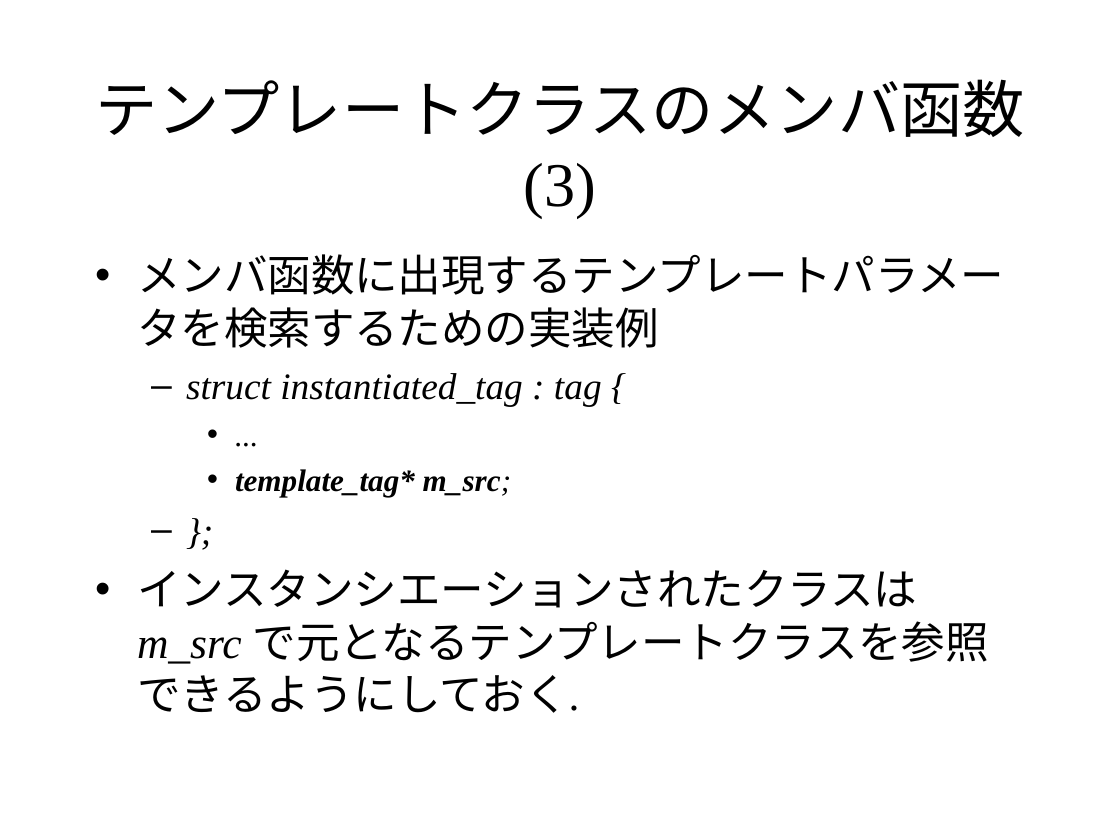
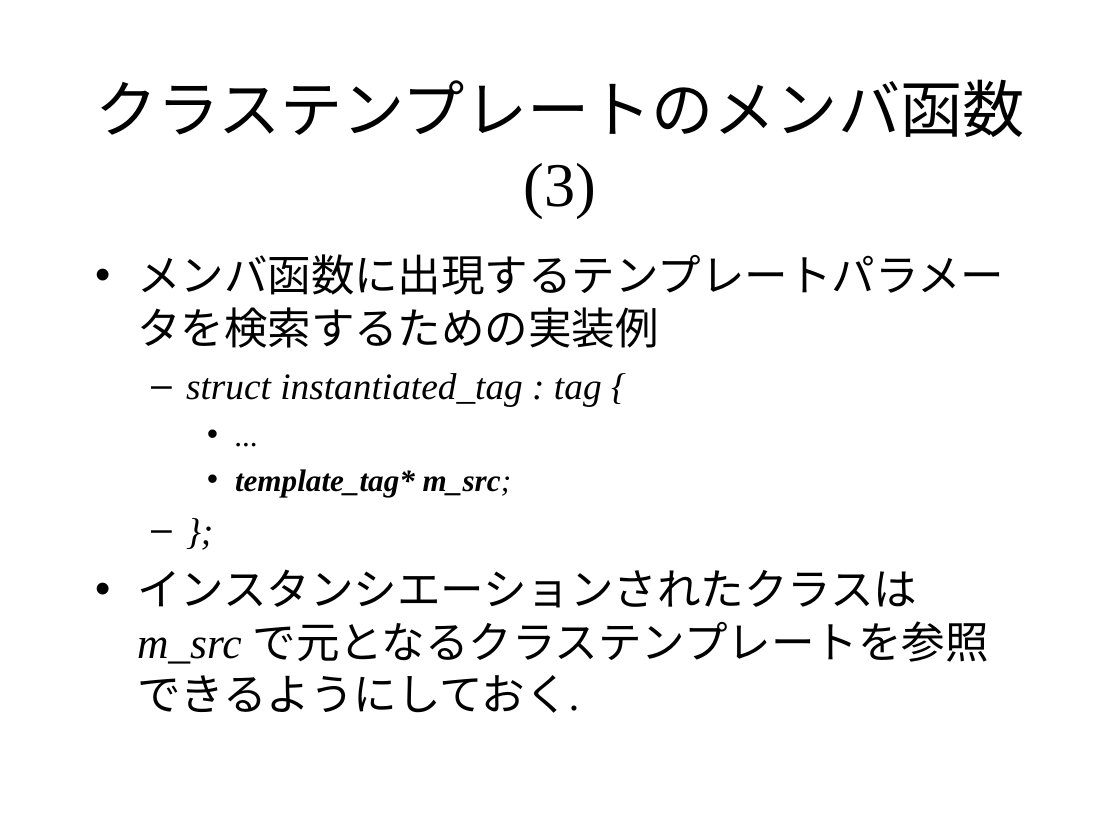
Before and after one commit to KeiHasegawa/cxx_doc, a slide deck: slide 8 of 14_template_parse.ppt. Drawn at 1120x840 pixels with LibreOffice and Linux fonts; fonts in the diff are those of the drawing. Boxes give left, top, right and bottom in pixels: in the first picture for what was removed or moved away, otherwise in the second. Text is boxed around its words. In the diff, an @@ line names an element or a change of style, - is before the commit and + after.

```diff
--- a/14_template_parse.ppt
+++ b/14_template_parse.ppt
@@ title at box(95, 79, 1024, 218): text changed @@
-テンプレートクラスのメンバ函数(3)
+クラステンプレートのメンバ函数(3)
@@ text at box(137, 569, 989, 713): text changed @@
-• インスタンシエーションされたクラスは m_src で元となるテンプレートクラスを参照できるようにしておく.
+• インスタンシエーションされたクラスは m_src で元となるクラステンプレートを参照できるようにしておく.
```
Also in this commit, not shown: 4 other slides changed, 9 other files.
